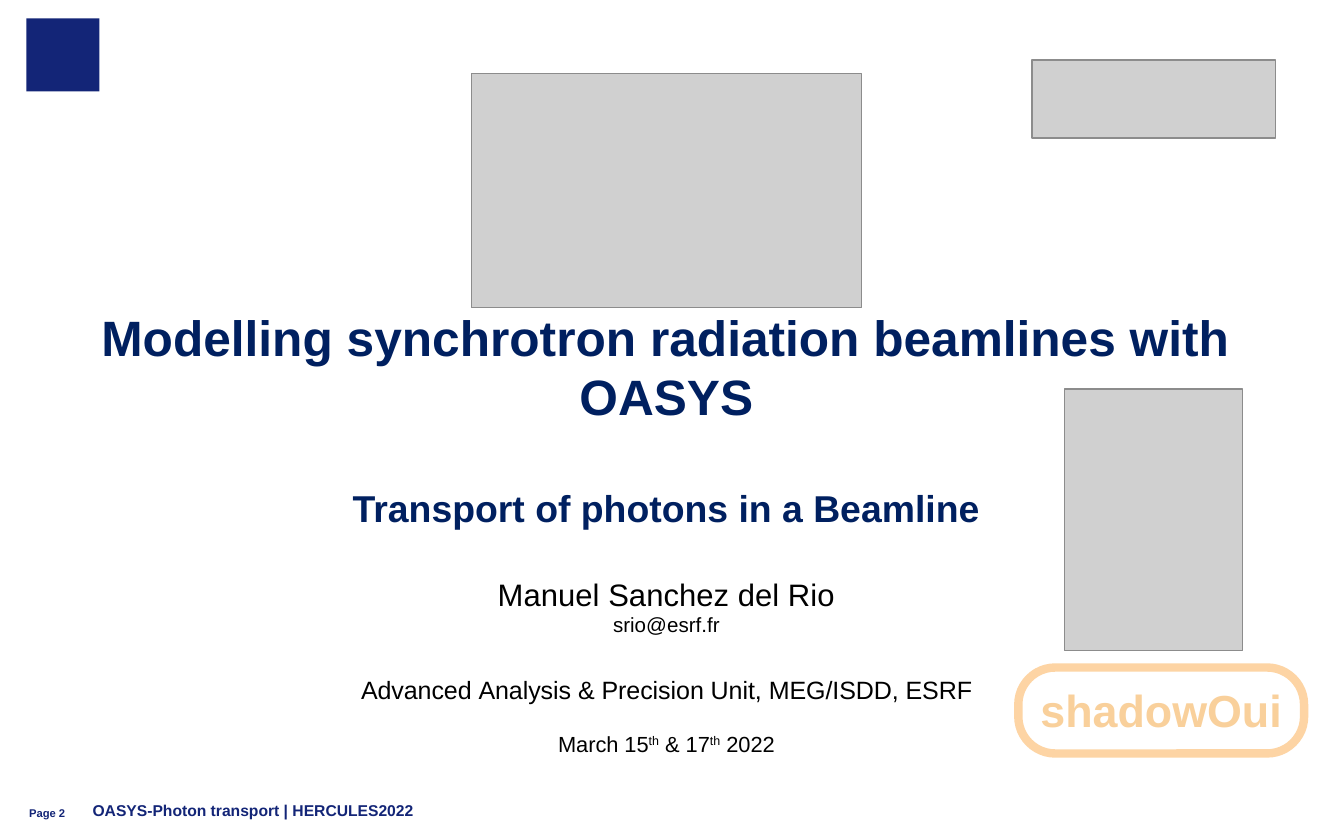
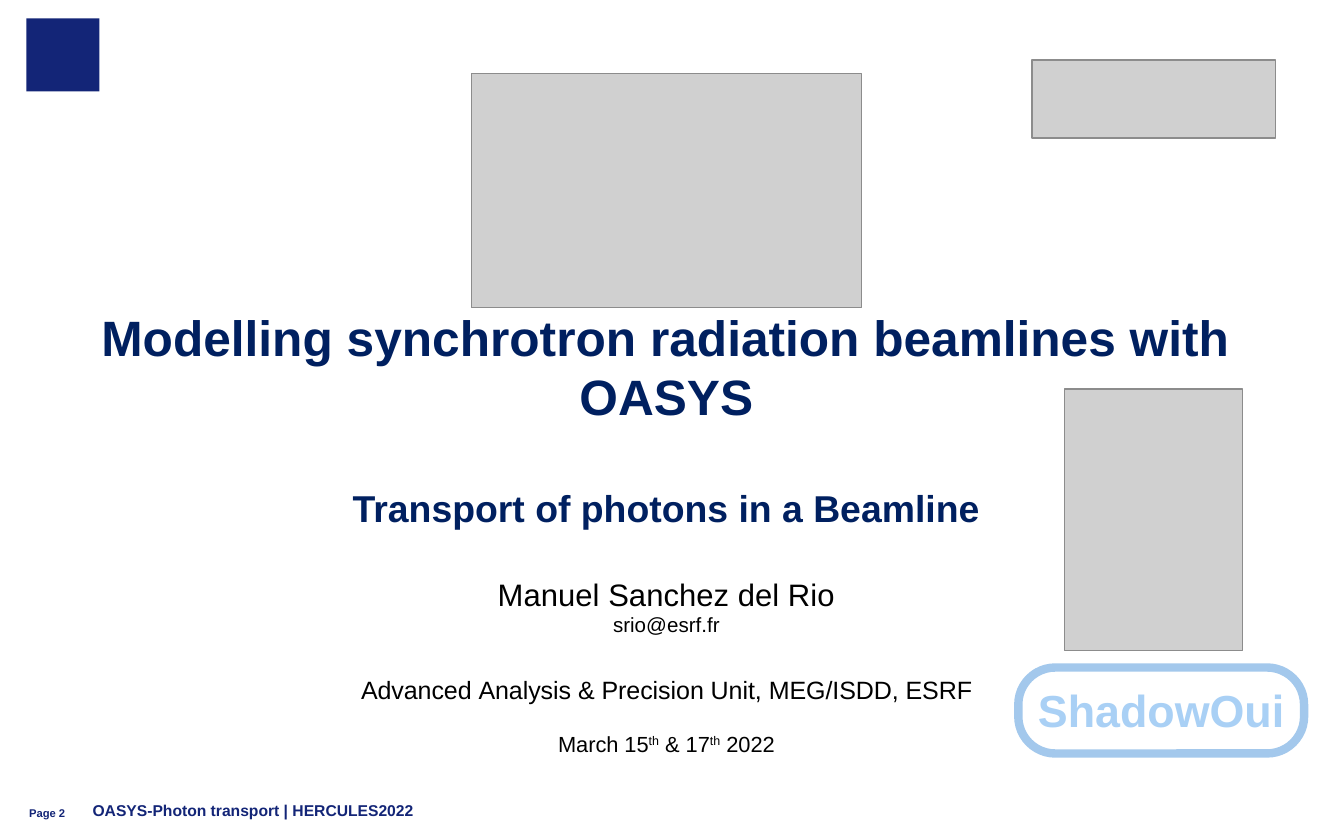
Before and after one commit to oasys-esrf-kit/oasys_hercules, a slide deck: slide 2 of 2022/hercules2022_C_photon_transport.pptx. Drawn at 1344x840 pixels with LibreOffice and Linux fonts; fonts in the diff are those of the drawing; grey boxes stand for pictures; background and template pictures are left out. Boxes give left, top, right and bottom in pixels: in the first picture for what was removed or moved away, otherwise in the second. Text is boxed around its words. In the diff, an @@ line names an element or a change of style, - is before the commit and + after.

```diff
--- a/2022/hercules2022_C_photon_transport.pptx
+++ b/2022/hercules2022_C_photon_transport.pptx
@@ rounded rectangle at [1019,668,1305,754]: outline #FDD4A4 4.5 pt to #A3C8EC 4.5 pt @@
@@ text at [1038,694,1284,727]: text changed; text colour #F9D09B to #A9D0F5 @@
-shadowOui
+ShadowOui
```
Also in this commit, not shown: 5 other slides changed, 3 other files.
